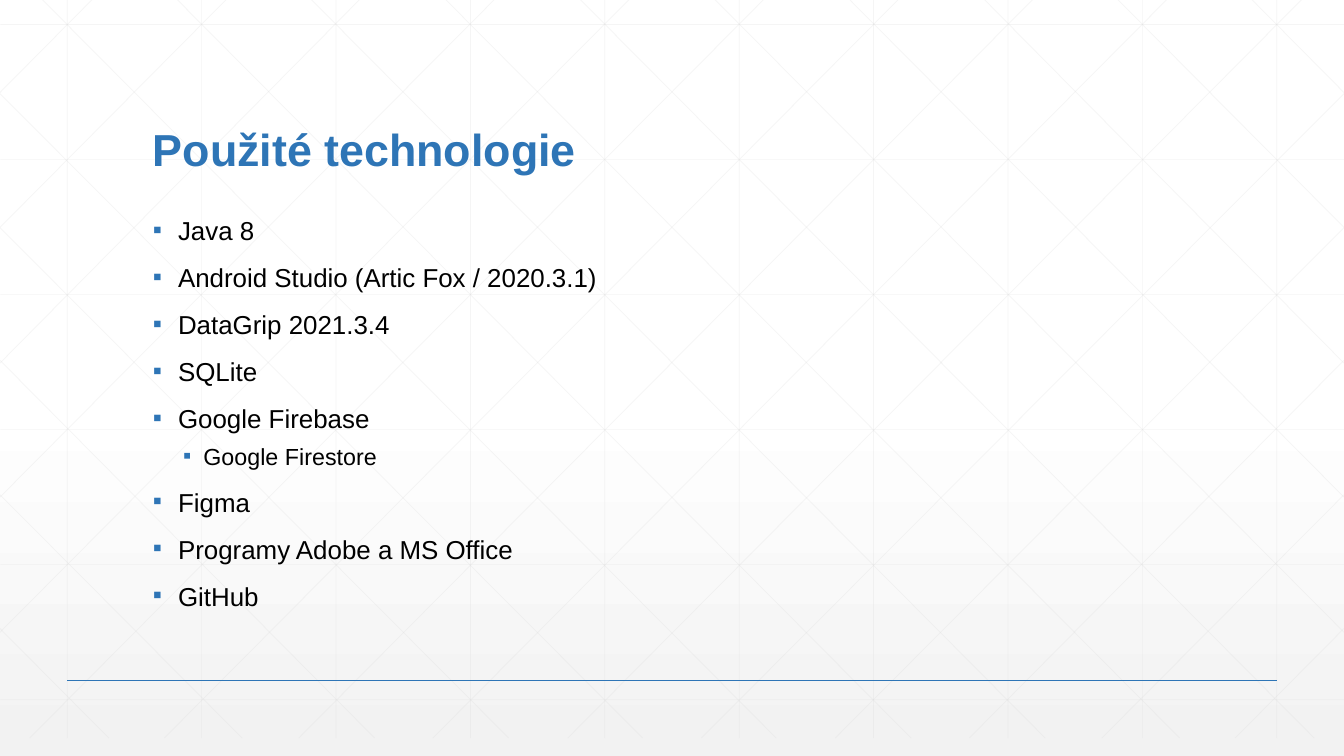
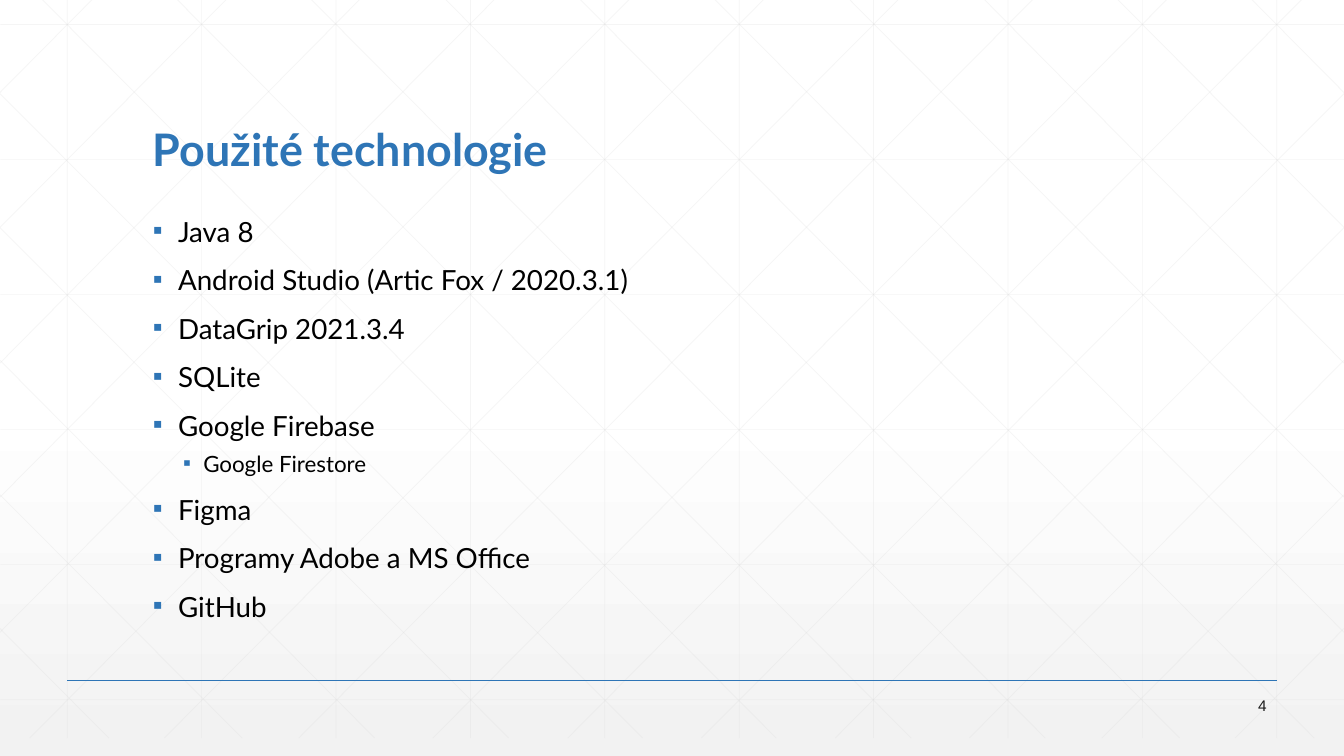
Before and after one commit to MetrKolben/MatKap, a slide deck: slide 4 of MatKap.pptx. Drawn at 1344x756 pixels with LibreOffice and Linux fonts; fonts in the diff are those of the drawing. Boxes give left, top, right and bottom in pixels: in the first picture for what was removed or moved away, otherwise in the second. Text is boxed around its words. In the diff, an @@ line names an element or a change of style, - is before the commit and + after.

```diff
--- a/MatKap.pptx
+++ b/MatKap.pptx
@@ title "Použité technologie" at (153, 132, 548, 174): font Arial to Lato @@
@@ text "Java 8" at (178, 222, 628, 618): size 18.5 to 19.8 pt in "Java 8", "Android Studio (Artic Fox / 2020.3.1)", "DataGrip 2021.3.4", "SQLite" and 4 more places; font Arial to Lato; size 16.6 to 16 pt in "Google Firestore" @@
@@ page number added at (1258, 700, 1267, 711), 11 pt, text #1A1A1A @@
+4
```
Also in this commit, not shown: 18 other slides changed.
